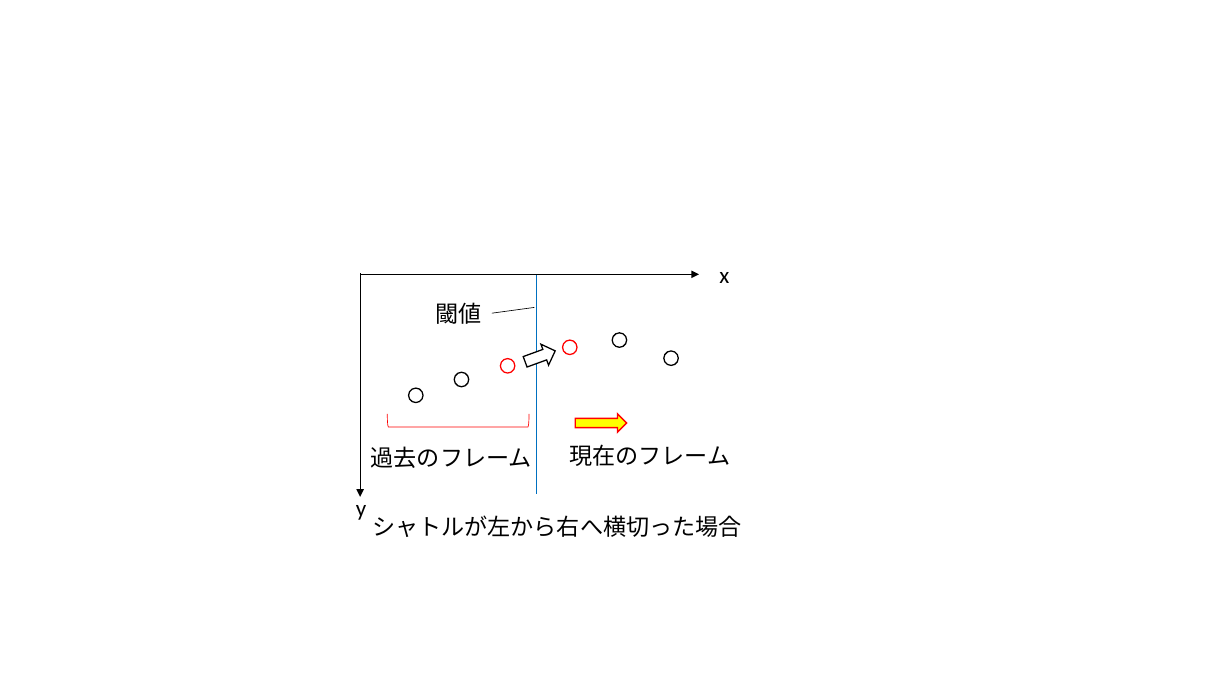
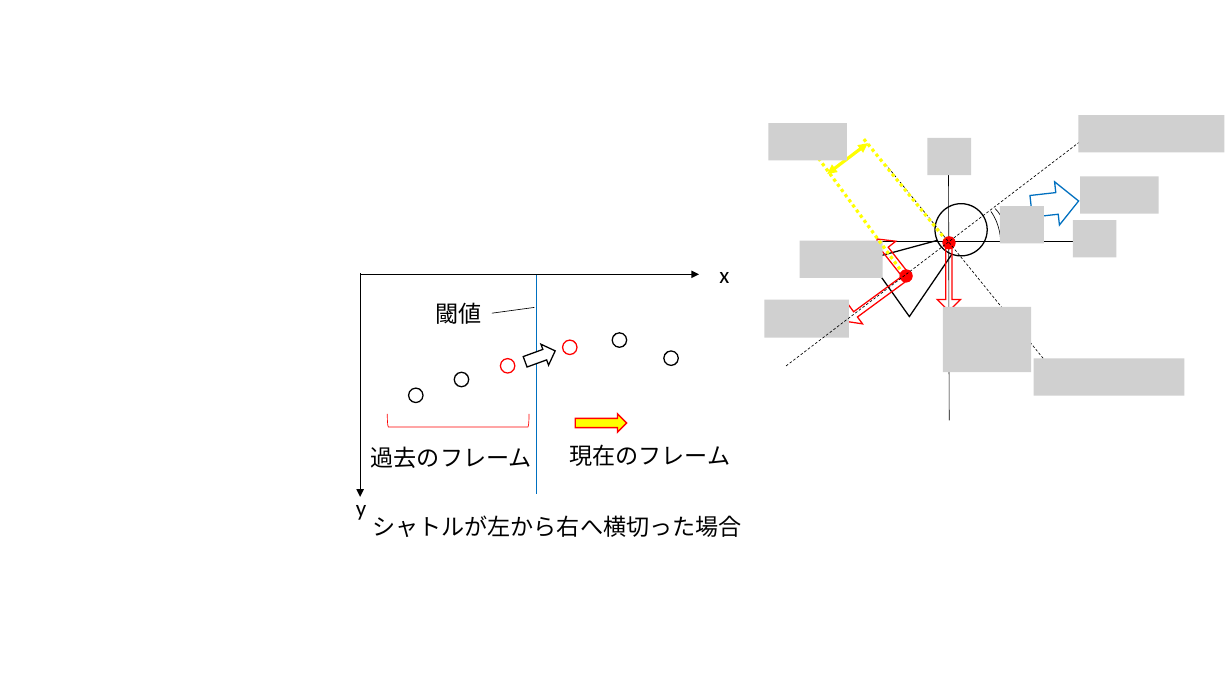
Before and after one commit to morishitamakoto0330/ShuttlecockSimulation, a slide deck: slide 4 of research/word/draft_image.pptx. Drawn at 1232x693 pixels with LibreOffice and Linux fonts; fonts in the diff are those of the drawing; grey boxes stand for pictures. Boxes give left, top, right and bottom in pixels: in the first picture for what was removed or moved away, otherwise in the second. Text is boxed around its words. In the diff, an @@ line names an element or a change of style, - is before the commit and + after.

```diff
--- a/research/word/draft_image.pptx
+++ b/research/word/draft_image.pptx
@@ group added at (764,116,1225,421): 10 pictures, 6 lines, 4 right arrows, 3 ellipses, 2 arc (boxed as its full ellipse)s, 1 triangle, 1 double arrow @@
```
Also in this commit, not shown: 2 other slides changed, 37 other files.
